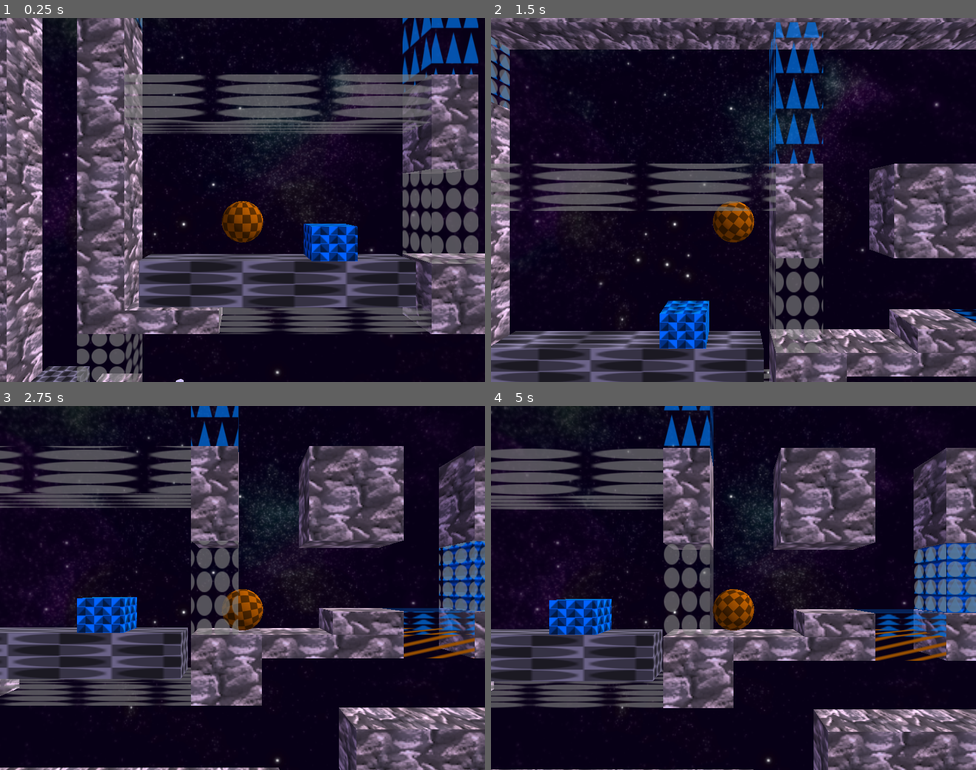
Above: before the commit, frames 1-4 (two rows, left to right).
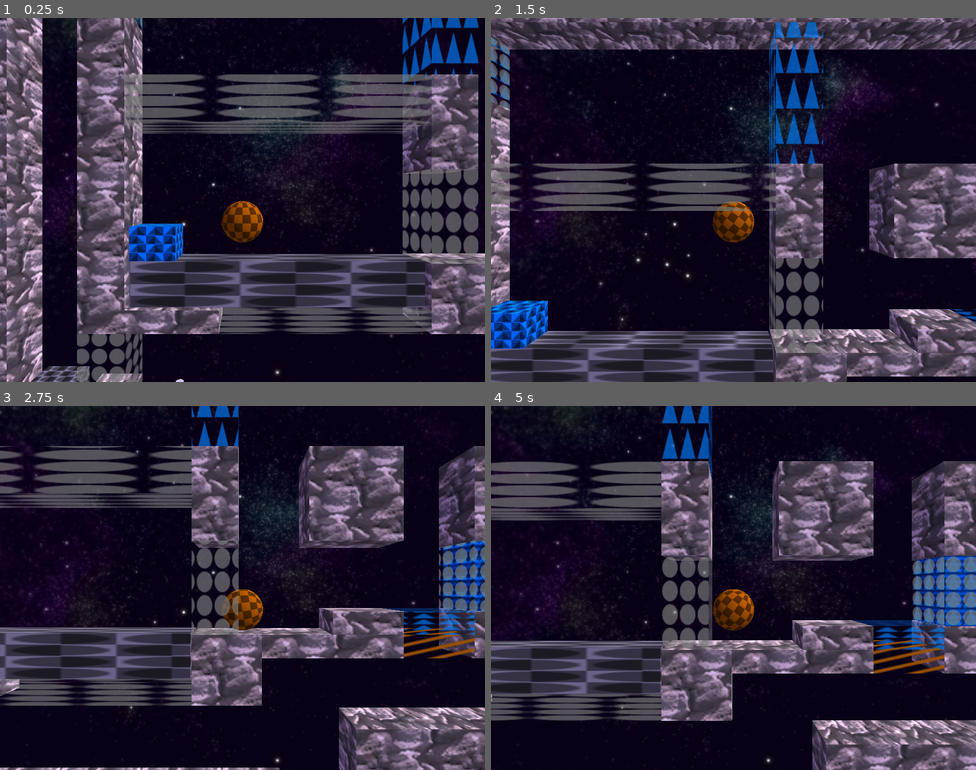
Above: after the commit, the same moments.

Repository: tomas7770/puzzle-ball
Game: Godot game, scene res://Scenes/Levels/stuck/stuck.tscn
Same seed, same stepped clock (60 frames per second), same inputs: the game is played once before the commit and once after it. This scene is started directly instead of the project's main scene.
Inputs (mouse positions are in pixels of both pictures, inside the frame that each line leads up to):
- Up to frame 1 (0.25 s): no input
- Up to frame 2 (1.5 s): tap Enter at 0.5 s; move the mouse to (840, 181) at 0.52 s; hold Right (plr1_right) 0.53-1.25 s; hold E (plr1_interact) 0.53-1.25 s; click (840, 181) at 0.67 s; tap Space (plr1_jump) at 0.77 s; drag from (636, 218) to (709, 272) at 1.27 s
- Up to frame 3 (2.75 s): move the mouse to (291, 507) at 2.02 s; hold Right (plr1_right) from 2.03 s (still down); hold E (plr1_interact) from 2.03 s (still down)
- Up to frame 4 (5 s): release Right (plr1_right) at 2.75 s; release E (plr1_interact) at 2.75 s; drag from (709, 660) to (588, 533) at 2.77 s; move the mouse to (879, 642) at 3.52 s; hold Left (plr1_left) 3.53-4.25 s; hold E (plr1_interact) 3.53-4.25 s; tap Space (plr1_jump) at 3.77 s; drag from (588, 533) to (660, 497) at 4.27 s

The runs differ from the first frame. In frame 1, 3.4% of the frame differs, in the area x 26-88%, y 56-80%; in frame 2, 3.6%; in frame 3, 2.0%; in frame 4, 36%, in the area x 0-100%, y 0-100%.

Commit message:
Level 'stuck': move blue block and widen gray platform
Try to make the level more obvious

Diff:
--- a/Scenes/Levels/stuck/stuck.tscn
+++ b/Scenes/Levels/stuck/stuck.tscn
@@ -20,11 +20,11 @@
 [ext_resource path="res://Scenes/DefaultLight/DefaultLight.tscn" type="PackedScene" id=18]
 
 [sub_resource type="BoxShape" id=8]
-extents = Vector3( 6, 1, 0.75 )
+extents = Vector3( 6.4, 1, 0.75 )
 
 [sub_resource type="CubeMesh" id=9]
 material = ExtResource( 14 )
-size = Vector3( 12, 2, 1.5 )
+size = Vector3( 12.8, 2, 1.5 )
 
 [sub_resource type="BoxShape" id=41]
 extents = Vector3( 1, 0.75, 0.75 )
@@ -289,7 +289,7 @@
 color = 1
 
 [node name="BlueBlock" parent="." instance=ExtResource( 13 )]
-transform = Transform( 1, 0, 0, 0, 1, 0, 0, 0, 1, 7, 4, 0 )
+transform = Transform( 1, 0, 0, 0, 1, 0, 0, 0, 1, -1, 4, 0 )
 collision_layer = 9
 collision_mask = 9
 mass = 0.1
